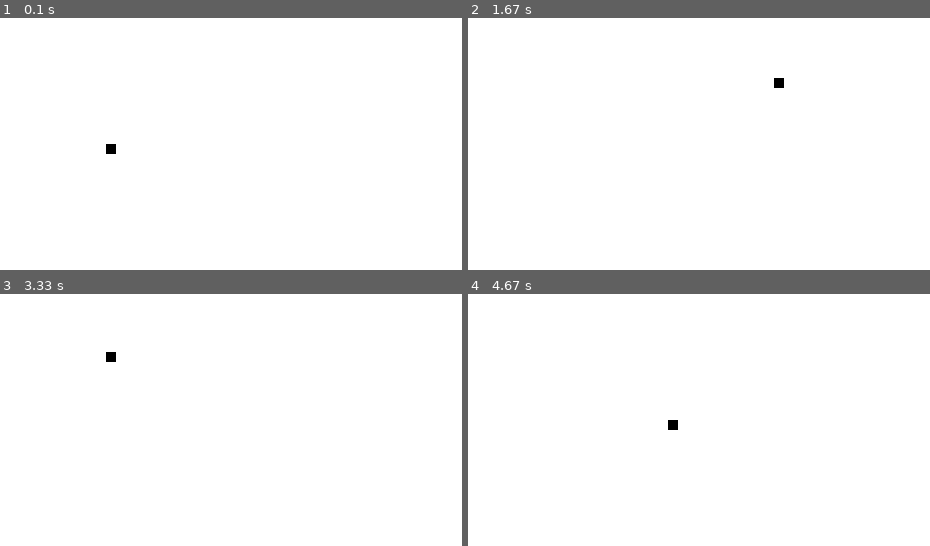
Above: before the commit, frames 1-4 (two rows, left to right).
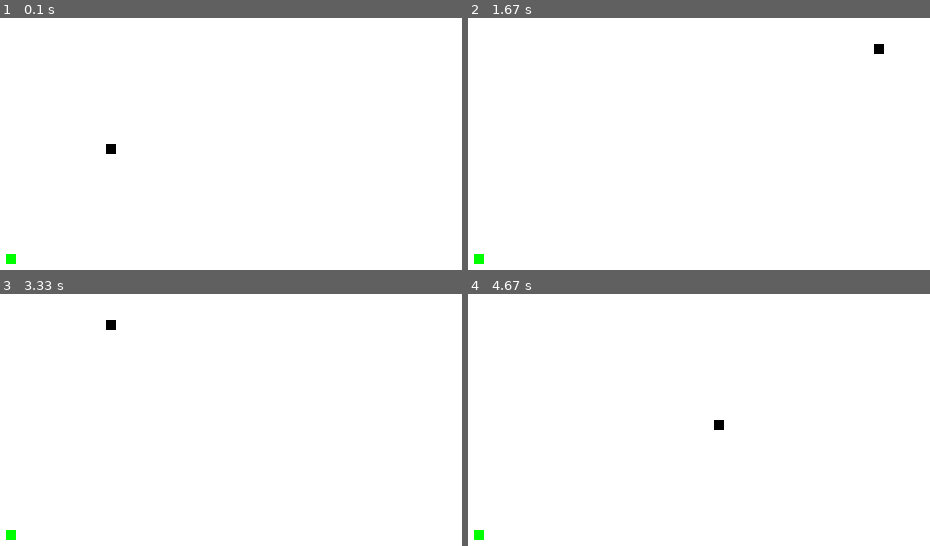
Above: after the commit, the same moments.

Repository: jorgii/pygametut
Game: pygame game, started from pygametut.py
Same seed, same stepped clock (60 frames per second), same inputs: the game is played once before the commit and once after it.
Inputs:
- Up to frame 1 (0.1 s): no input
- Up to frame 2 (1.67 s): hold Right 0.33-0.8 s; hold Up 0.83-1.13 s; hold Right 1.17-1.63 s
- Up to frame 3 (3.33 s): hold Left 1.67-2.2 s; hold Down 2.23-2.53 s; hold Left 2.57-2.97 s; hold Up from 3 s (still down)
- Up to frame 4 (4.67 s): release Up at 3.37 s; hold Right 3.4-4.03 s; hold Down 4.07-4.43 s; hold Left from 4.47 s (still down)

The runs differ from the first frame. In frame 1, less than 0.1% of the frame differs, in the area x 1-4%, y 93-98%; in frame 2, 0.3%, in the area x 1-91%, y 10-98%; in frame 3, 0.3%; in frame 4, 0.3%.

Commit message:
add apple

Diff:
--- a/pygametut.py
+++ b/pygametut.py
@@ -1,11 +1,14 @@
 import pygame
 import time
+import random
+
 
 pygame.init()
 
 white = (255, 255, 255)
 black = (0, 0, 0)
 red = (255, 0, 0)
+green = (0, 255, 0)
 
 display_width = 800
 display_height = 600
@@ -14,8 +17,8 @@
 pygame.display.set_caption('Slither')
 
 block_size = 10
-block_change = 2
-FPS = 100
+block_change = 10
+FPS = 30
 
 clock = pygame.time.Clock()
 
@@ -30,12 +33,32 @@
 
 def game_loop():
     game_exit = False
+    game_over = False
     lead_x = display_width/2
     lead_y = display_height/2
     lead_x_change = 0
     lead_y_change = 0
+    rand_apple_x = round(random.randrange(
+        0,
+        display_width - block_size)/block_size)*block_size
+    rand_apple_y = round(random.randrange(
+        0,
+        display_height - block_size)/block_size)*block_size
 
     while not game_exit:
+        while game_over is True:
+            game_display.fill(white)
+            message_to_screen(
+                "Game over, press C to play again or Q to quit",
+                red)
+            for event in pygame.event.get():
+                if event.type == pygame.KEYDOWN:
+                    if event.key == pygame.K_q:
+                        game_exit = True
+                        game_over = False
+                    if event.key == pygame.K_c:
+                        game_loop()
+
         for event in pygame.event.get():
             if event.type == pygame.QUIT:
                 game_exit = True
@@ -57,7 +80,7 @@
                 lead_x < 0 or \
                 lead_y > (display_height - block_size) or \
                 lead_y < 0:
-            game_exit = True
+            game_over = True
 
         lead_x += lead_x_change
         lead_y += lead_y_change
@@ -65,15 +88,19 @@
         game_display.fill(white)
         pygame.draw.rect(
             game_display,
+            green,
+            [rand_apple_x, rand_apple_y, block_size, block_size])
+        pygame.draw.rect(
+            game_display,
             black,
             [lead_x, lead_y, block_size, block_size])
 
         pygame.display.update()
 
+        if lead_x == rand_apple_x and lead_y == rand_apple_y:
+            print("om nom nom")
+
         clock.tick(FPS)
-
-    message_to_screen("YOU DIED", red)
-    time.sleep(2)
 
     pygame.quit()
     quit()
